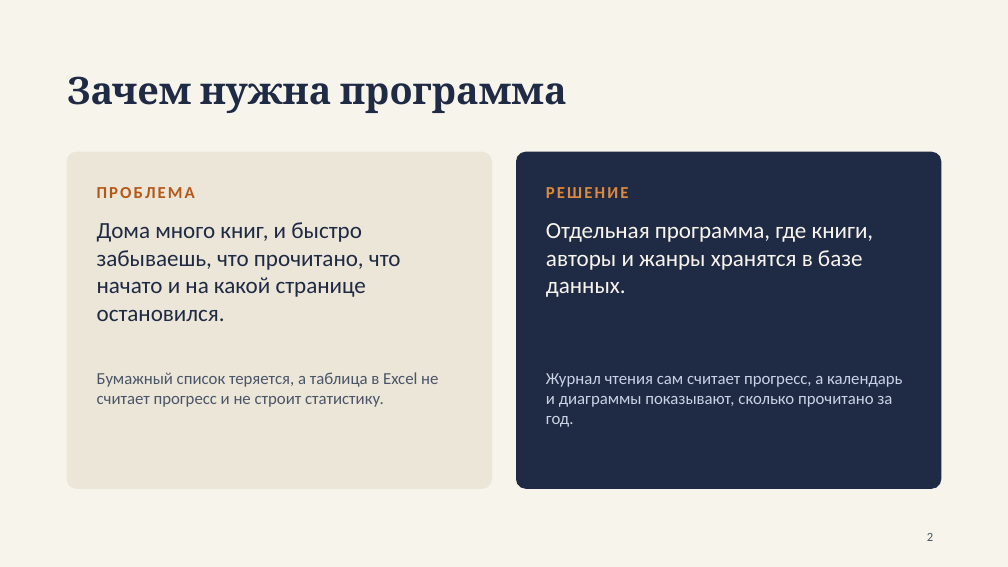
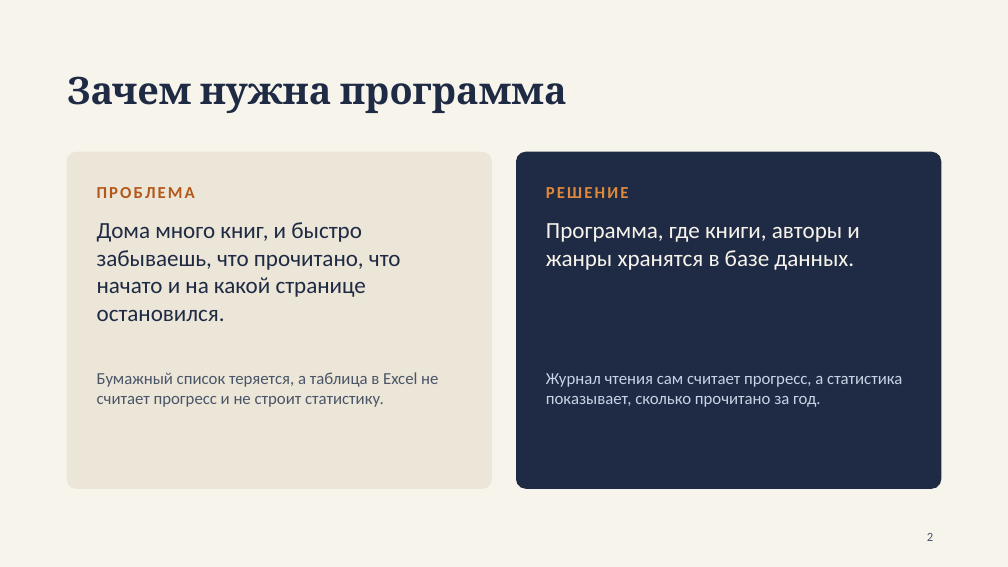
Before and after one commit to monogamie/project, a slide deck: slide 2 of Документы/Презентация.pptx. Drawn at 1008x567 pixels with LibreOffice and Linux fonts; fonts in the diff are those of the drawing. Boxes give left, top, right and bottom in pixels: in the first picture for what was removed or moved away, otherwise in the second. Text is boxed around its words. In the diff, an @@ line names an element or a change of style, - is before the commit and + after.

```diff
--- a/Документы/Презентация.pptx
+++ b/Документы/Презентация.pptx
@@ text at [546,223,859,270]: text changed @@
-Отдельная программа, где книги, авторы и жанры хранятся в базе данных.
+Программа, где книги, авторы и жанры хранятся в базе данных.
@@ text at [546,373,902,407]: text changed @@
-Журнал чтения сам считает прогресс, а календарь и диаграммы показывают, сколько прочитано за год.
+Журнал чтения сам считает прогресс, а статистика показывает, сколько прочитано за год.
```
Also in this commit, not shown: 12 other slides changed, 4 slides added, 2 slides removed, 7 other files.
